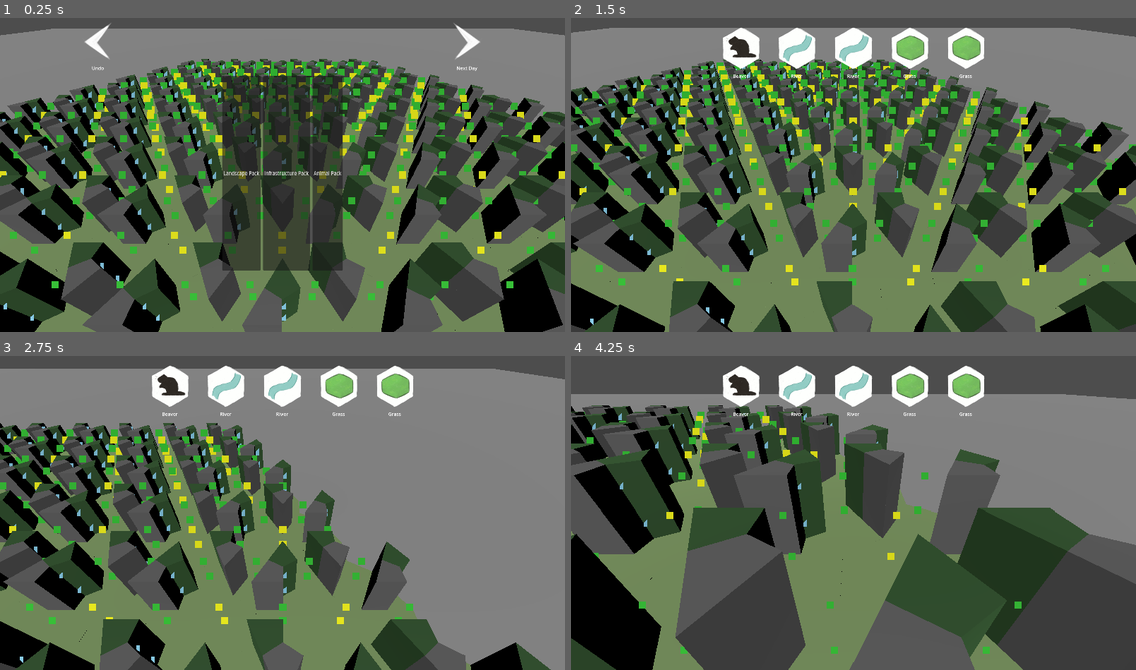
Above: before the commit, frames 1-4 (two rows, left to right).
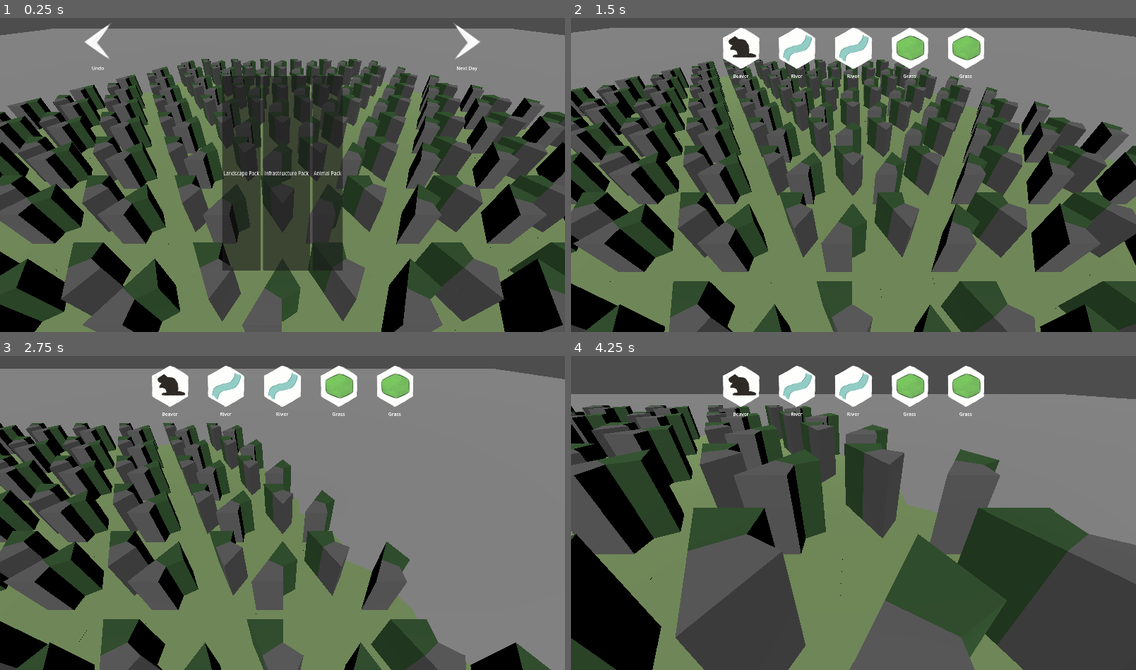
Above: after the commit, the same moments.

Repository: justfordoener/schmuck-of-schmiles
Game: Godot game, scene res://scenes/module_sandbox.tscn
Two runs of this game, one before a commit and one after it. Both use one fixed random seed, a clock stepped at 60 frames per second and the inputs below.
Inputs (mouse positions are in pixels of both pictures, inside the frame that each line leads up to):
- Up to frame 1 (0.25 s): no input
- Up to frame 2 (1.5 s): tap Enter at 0.5 s; move the mouse to (977, 156) at 0.52 s; hold D (move_right) 0.53-1.28 s; hold Right mouse button (camera_drag) 0.53-1.28 s; click (977, 156) at 0.67 s; tap Space at 0.77 s; move the mouse to (825, 175) at 1.27 s; hold W (move_forward) from 1.28 s (still down); click (825, 175) at 1.35 s
- Up to frame 3 (2.75 s): tap Space at 1.52 s; move the mouse to (339, 440) at 2.02 s; release W (move_forward) at 2.03 s; hold D (move_right) from 2.03 s (still down); tap Z (mouse_wheel_down) at 2.1 s
- Up to frame 4 (4.25 s): release D (move_right) at 2.75 s; drag from (825, 575) to (684, 462) at 2.77 s; move the mouse to (1023, 560) at 3.52 s; hold A (move_left) from 3.53 s (still down); tap Mouse wheel up (move_down) at 3.6 s; tap Space at 3.77 s

The runs differ from the first frame. In frame 1, 7.5% of the frame differs, in the area x 0-100%, y 13-97%; in frame 2, 6.7%; in frame 3, 3.1%; in frame 4, 1.1%.

Commit message:
REMOVED DEBUG GRID for playtest

Diff:
--- a/book_of_tiles_godot/scripts/globals/grid.gd
+++ b/book_of_tiles_godot/scripts/globals/grid.gd
@@ -34,9 +34,9 @@
 func _ready() -> void:
 	grid = {}
 	_initialize_grid_layers()
-	_initialize_layer_mesh(corner_mesh, Layout.CELL_TYPE.CORNER, Color.YELLOW)
-	_initialize_layer_mesh(face_mesh, Layout.CELL_TYPE.FACE, Color.SKY_BLUE)
-	_initialize_layer_mesh(edge_mesh, Layout.CELL_TYPE.EDGE, Color.LIME_GREEN)
+	#_initialize_layer_mesh(corner_mesh, Layout.CELL_TYPE.CORNER, Color.YELLOW)
+	#_initialize_layer_mesh(face_mesh, Layout.CELL_TYPE.FACE, Color.SKY_BLUE)
+	#_initialize_layer_mesh(edge_mesh, Layout.CELL_TYPE.EDGE, Color.LIME_GREEN)
 	_link_neighbors()
 	_load_modules_from_dir(module_directory)
 	for cell_index in grid.keys(): #.slice(0, 5):
